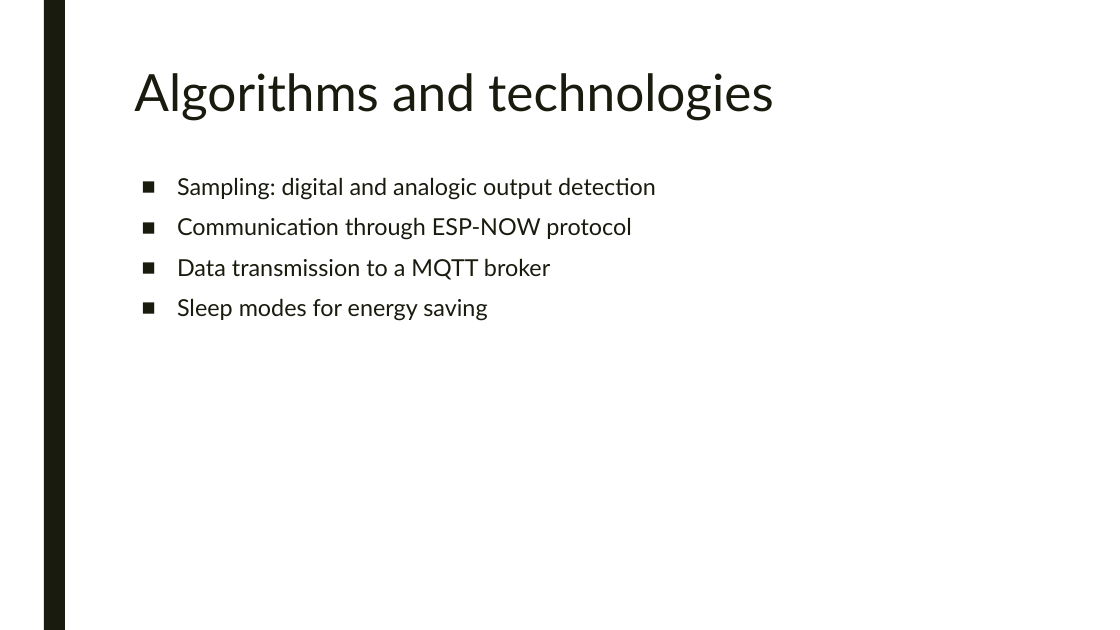
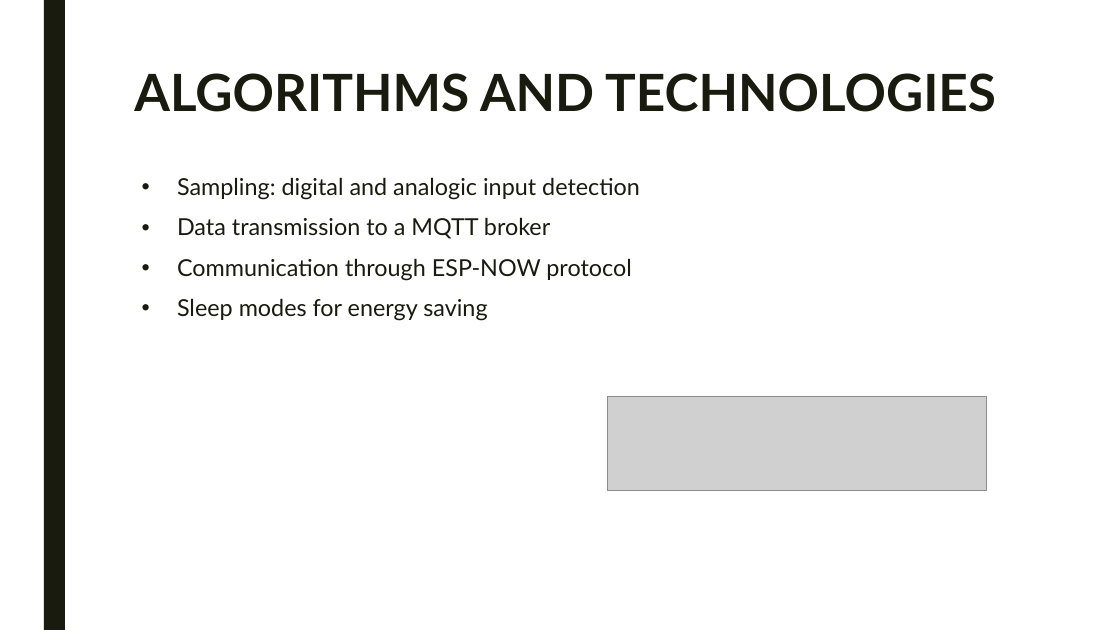
Before and after one commit to LorenzoPecorari/iot_project, a slide deck: slide 4 of presentation/intermediate_pres.pptx. Drawn at 1120x630 pixels with LibreOffice and Linux fonts; fonts in the diff are those of the drawing; grey boxes stand for pictures; background and template pictures are left out. Boxes give left, top, right and bottom in pixels: in the first picture for what was removed or moved away, otherwise in the second. Text is boxed around its words. In the diff, an @@ line names an element or a change of style, - is before the commit and + after.

```diff
--- a/presentation/intermediate_pres.pptx
+++ b/presentation/intermediate_pres.pptx
@@ title at (134,73,996,112): text changed; bold on @@
-Algorithms and technologies
+ALGORITHMS AND TECHNOLOGIES
@@ text at (177,177,640,239): text changed @@
-■ Sampling: digital and analogic output detection
+• Sampling: digital and analogic input detection
+• Data transmission to a MQTT broker
@@ text at (177,258,550,280): paragraph removed @@
-■ Data transmission to a MQTT broker
@@ text at (177,258,632,321): bullet ■ to • @@
@@ picture added at (607,397,986,491) @@
```
Also in this commit, not shown: 4 other slides changed, 1 slide added, 1 slide removed.
